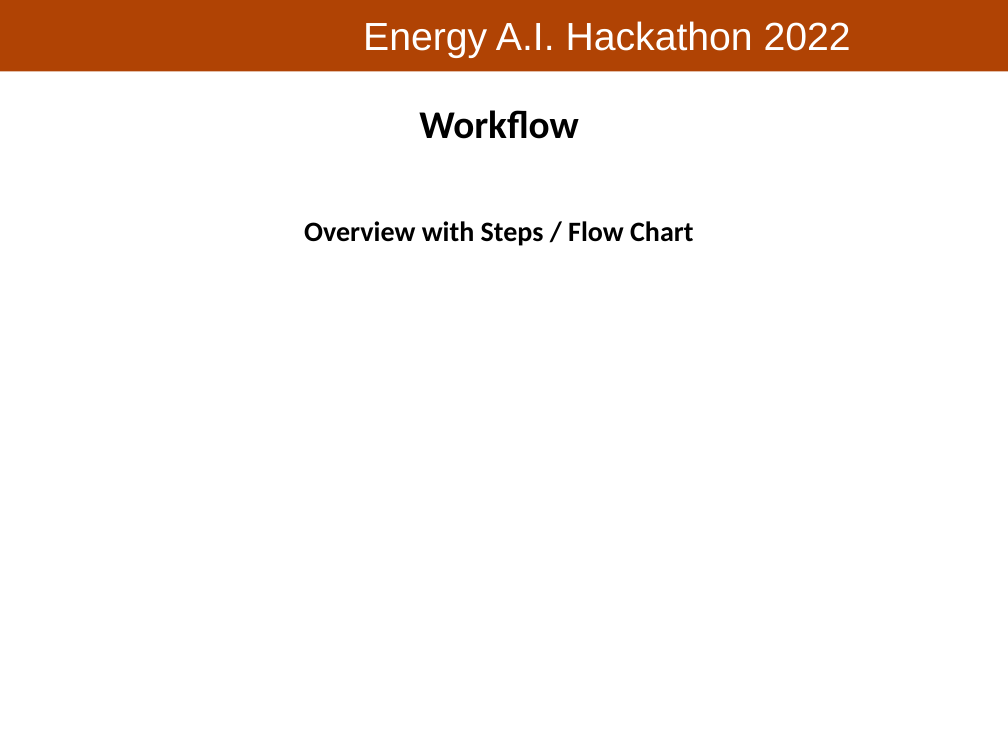
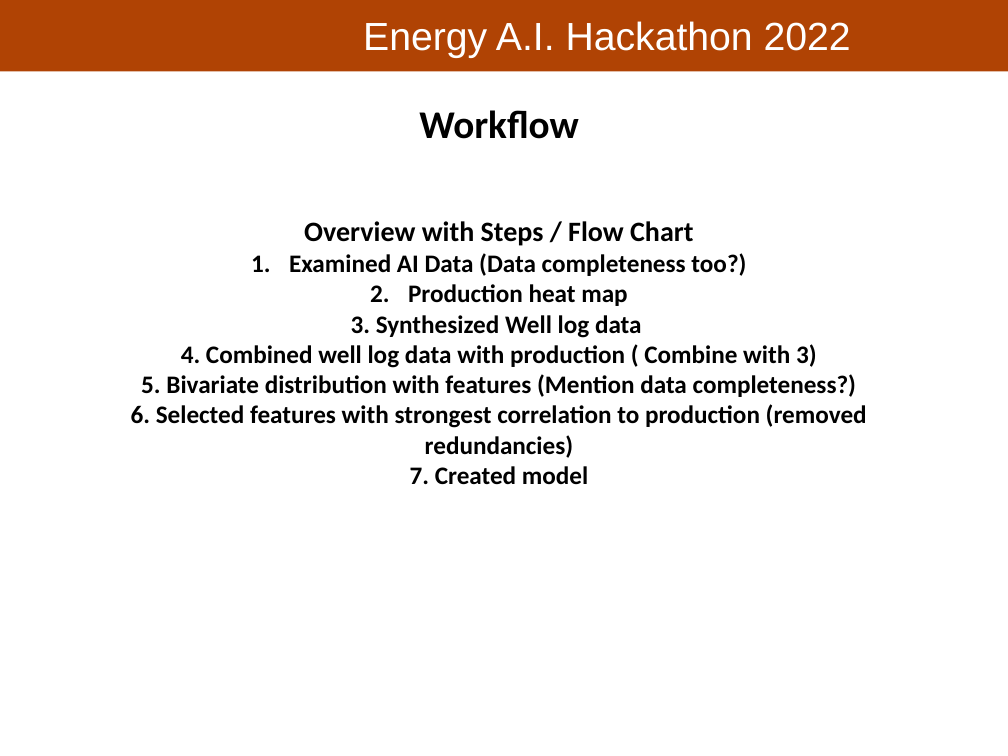
Before and after one commit to PGEHackathon/Longhorn_Energy_Club, a slide deck: slide 3 of Longhorn_Energy_Club_Presentation.pptx. Drawn at 1008x756 pixels with LibreOffice and Linux fonts; fonts in the diff are those of the drawing; background and template pictures are left out. Boxes give left, top, right and bottom in pixels: in the first picture for what was removed or moved away, otherwise in the second. Text is boxed around its words. In the diff, an @@ line names an element or a change of style, - is before the commit and + after.

```diff
--- a/Longhorn_Energy_Club_Presentation.pptx
+++ b/Longhorn_Energy_Club_Presentation.pptx
@@ text at [131,253,867,485]: paragraphs added @@
+1. Examined AI Data (Data completeness too?)
+2. Production heat map
+3. Synthesized Well log data
+4. Combined well log data with production ( Combine with 3)
+5. Bivariate distribution with features (Mention data completeness?)
+6. Selected features with strongest correlation to production (removed redundancies)
+7. Created model
```
Also in this commit, not shown: 6 slides added, 2 slides removed.
